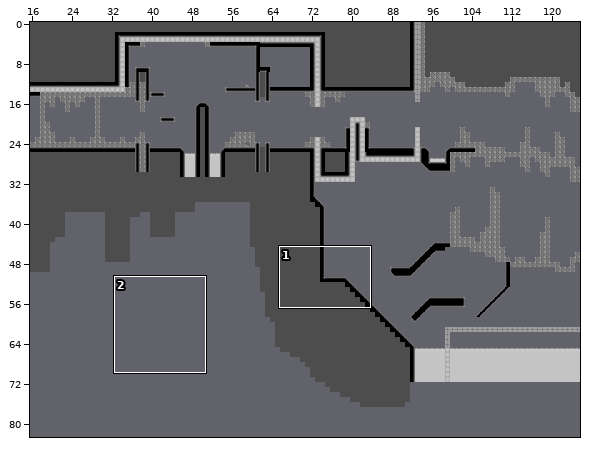
Two versions of a level (Tiled map (JSON), deploy/assets/maps/demo_level_5.json). Above: a wide view before the commit, with the close-up outlined.
Close-up. As it was:
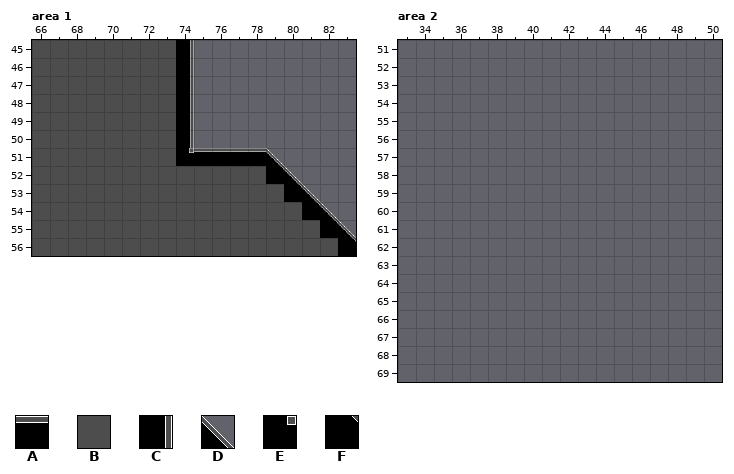
Cells are 32x32 px. Shown: area 1 x 66..83, y 45..56; area 2 x 33..50, y 51..69. The commit also changed other parts of the map, which this record leaves out.
Key: from "Tiles": A 1, B 7, C 12, D 17, E 24, F 28.
_ is an empty cell, # one hidden under a higher layer.
Objects are placed by their top-left corner, in cells (3,4 is the top-left corner of cell 3,4); size is 1x1 cell unless given.
Layers that did not change in this view are not listed.
Layer "bg" before, area 1, first column x 66:
45 BBBBBBBB__________
46 BBBBBBBB__________
47 BBBBBBBB__________
48 BBBBBBBB__________
49 BBBBBBBB__________
50 BBBBBBBB__________
51 BBBBBBBB__________
52 BBBBBBBBBBBBB_____
53 BBBBBBBBBBBBBB#___
54 BBBBBBBBBBBBBBB#__
55 BBBBBBBBBBBBBBBB__
56 BBBBBBBBBBBBBBBBB_
Layer "world" before, area 1, first column x 66:
45 ________C_________
46 ________C_________
47 ________C_________
48 ________C_________
49 ________C_________
50 ________C_________
51 ________EAAAAD____
52 _____________FD___
53 ______________FD__
54 _______________FD_
55 ________________FD
56 _________________F
And afterwards:
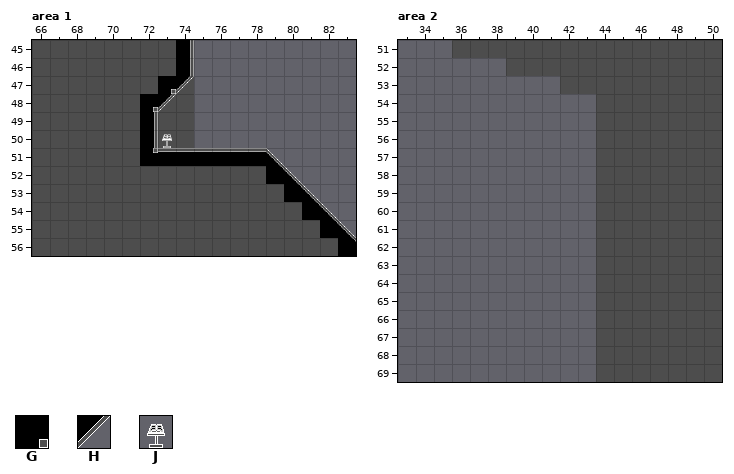
Further tiles: from "Tiles": G 14, H 27, J 40.
Changes in this commit:
{"where": "layer \"bg\", area 1"}
{"y":47,"x":74,"old":"_","new":"B"}
{"y":48,"x":74,"old":"_","new":"B"}
{"y":49,"x":74,"old":"_","new":"B"}
{"y":50,"x":74,"old":"_","new":"B"}
{"where": "layer \"world\", area 1"}
{"y":47,"x":73,"old":"_C","new":"GH"}
{"y":48,"x":72,"old":"__C","new":"GH_"}
{"y":49,"x":72,"old":"_","new":"C"}
{"y":49,"x":74,"old":"C","new":"_"}
{"y":50,"x":72,"old":"_","new":"C"}
{"y":50,"x":74,"old":"C","new":"_"}
{"y":51,"x":72,"old":"__E","new":"EAA"}
{"where": "layer \"books\", area 1"}
{"now": "J at 73,50"}
{"where": "layer \"bg\", area 2"}
{"y":51,"x":36,"old":"_______________","new":"BBBBBBBBBBBBBBB"}
{"y":52,"x":39,"old":"____________","new":"BBBBBBBBBBBB"}
{"y":53,"x":42,"old":"_________","new":"BBBBBBBBB"}
{"y":54,"x":44,"old":"_______","new":"BBBBBBB"}
{"y":55,"x":44,"old":"_______","new":"BBBBBBB"}
{"y":56,"x":44,"old":"_______","new":"BBBBBBB"}
{"y":57,"x":44,"old":"_______","new":"BBBBBBB"}
{"y":58,"x":44,"old":"_______","new":"BBBBBBB"}
{"y":59,"x":44,"old":"_______","new":"BBBBBBB"}
{"y":60,"x":44,"old":"_______","new":"BBBBBBB"}
{"y":61,"x":44,"old":"_______","new":"BBBBBBB"}
{"y":62,"x":44,"old":"_______","new":"BBBBBBB"}
{"y":63,"x":44,"old":"_______","new":"BBBBBBB"}
{"y":64,"x":44,"old":"_______","new":"BBBBBBB"}
{"y":65,"x":44,"old":"_______","new":"BBBBBBB"}
{"y":66,"x":44,"old":"_______","new":"BBBBBBB"}
{"y":67,"x":44,"old":"_______","new":"BBBBBBB"}
{"y":68,"x":44,"old":"_______","new":"BBBBBBB"}
{"y":69,"x":44,"old":"_______","new":"BBBBBBB"}
{"label":"changed","picture_box":[140,76,194,166]}
{"label":"added","picture_box":[452,40,722,382]}
